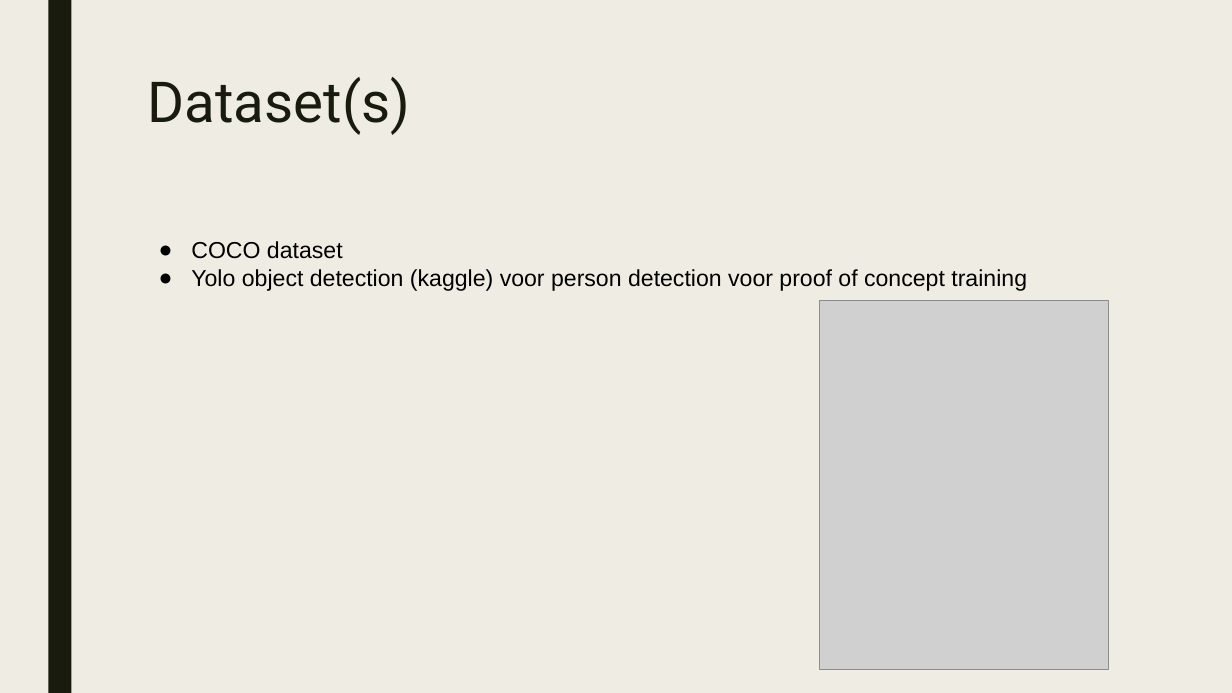
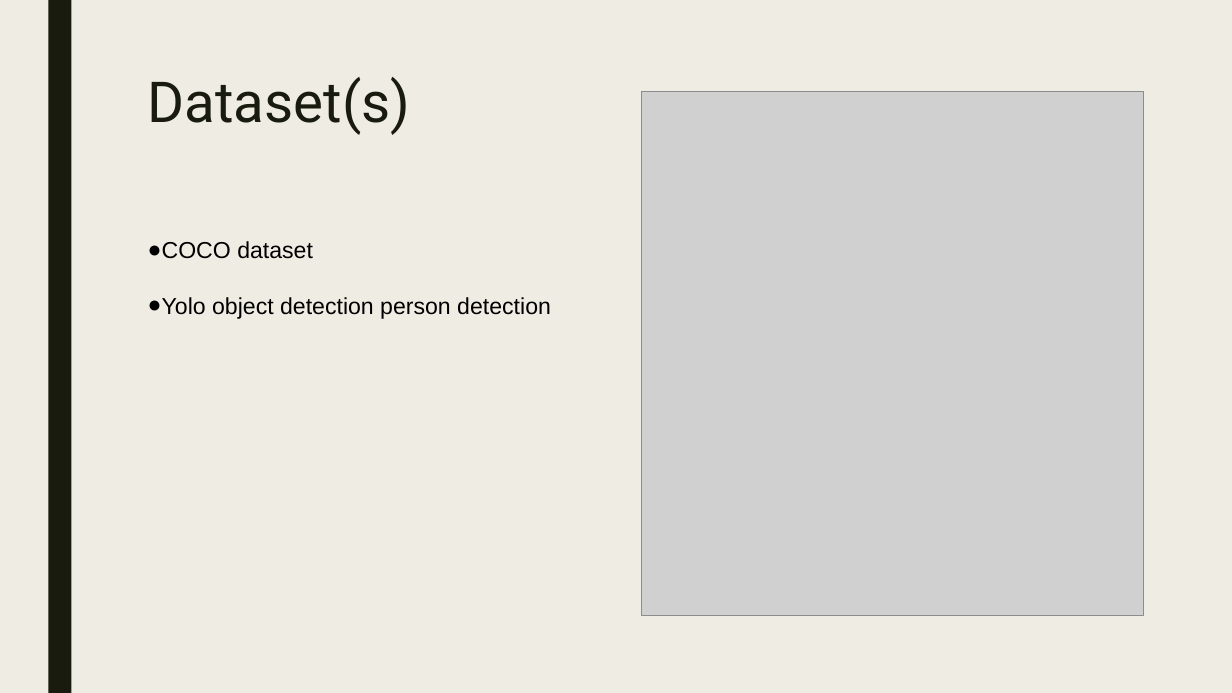
Before and after one commit to SampersS/yolov11, a slide deck: slide 4 of AIEdge_Groepsproject_presentatie.pptx. Drawn at 1232x693 pixels with LibreOffice and Linux fonts; fonts in the diff are those of the drawing; grey boxes stand for pictures. Boxes give left, top, right and bottom in pixels: in the first picture for what was removed or moved away, otherwise in the second. Text is boxed around its words. In the diff, an @@ line names an element or a change of style, - is before the commit and + after.

```diff
--- a/AIEdge_Groepsproject_presentatie.pptx
+++ b/AIEdge_Groepsproject_presentatie.pptx
@@ picture: place and size @@
-picture at (819,300,1108,670)
+picture at (641,91,1143,616)
@@ text at (148,241,313,259): indent changed; more space between paragraphs @@
@@ text at (148,297,551,319): text changed @@
-● Yolo object detection (kaggle) voor person detection voor proof of concept training
+● Yolo object detection person detection
```
Also in this commit, not shown: 5 other slides changed.
